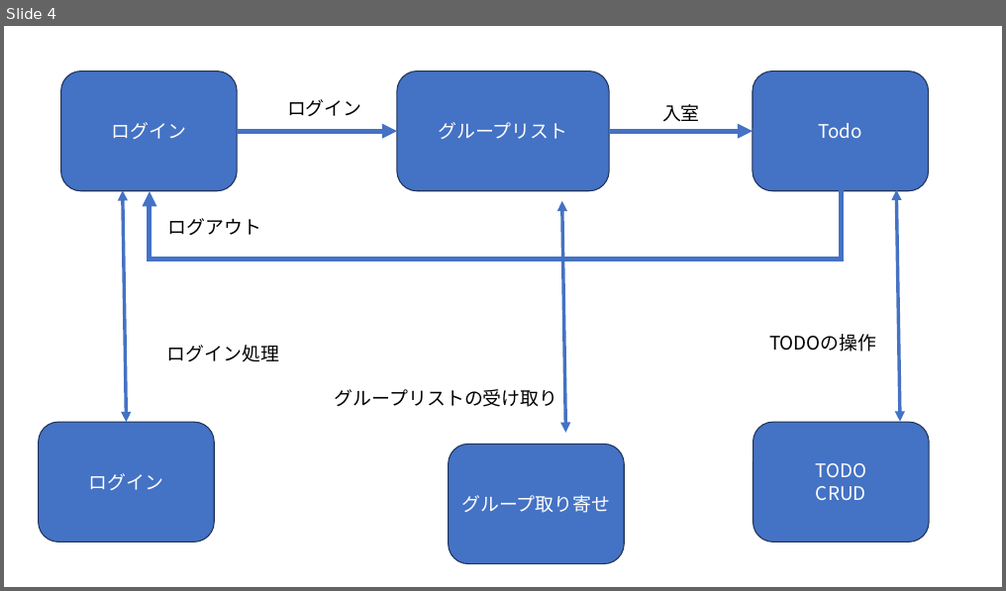
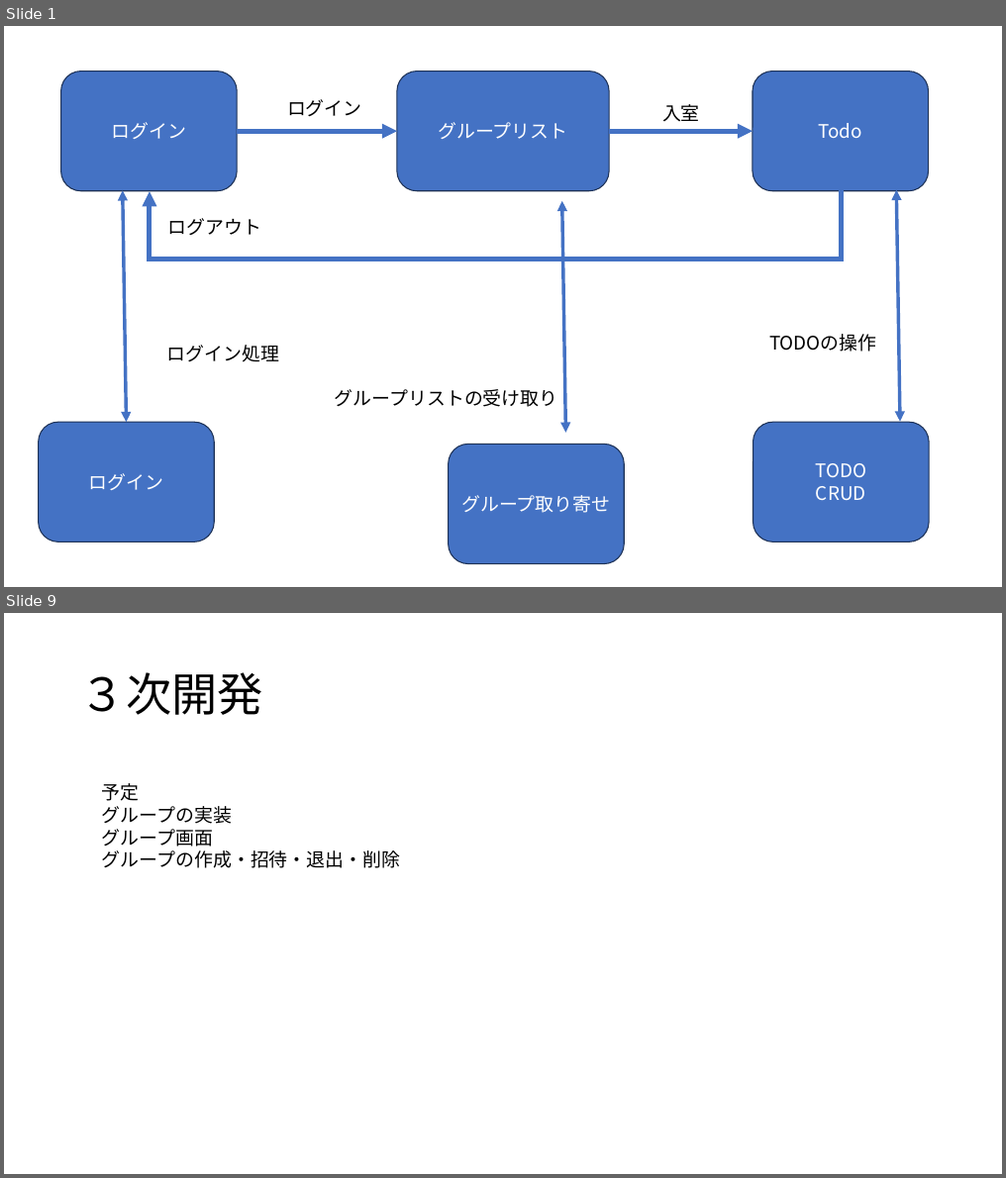
Before and after one commit to webfrontier-intern-20231002-20231031/todo-team-a, a slide deck: doc/Todo.pptx. Shown one above the other, each under a label of ours: slide 4 before the commit, slides 1 and 9 after it; the slides between them are not shown. The pictures are 1006x591 and 1006x1178 pixels, drawn with LibreOffice and Linux fonts; fonts in the diff are those of the drawing. Boxes give left, top, right and bottom in pixels: in the first picture for what was removed or moved away, otherwise in the second. Text is boxed around its words. In the diff, an @@ line names an element or a change of style, - is before the commit and + after.

```diff
--- a/doc/Todo.pptx
+++ b/doc/Todo.pptx
@@ slide 9 added at (4, 613, 1002, 1174), background #FFFFFF @@
@@ title added at (80, 672, 263, 715), 44 pt, text #000000 @@
+３次開発
@@ text added at (102, 783, 400, 868), 18 pt, text #000000 @@
+予定
+グループの実装
+グループ画面
+グループの作成・招待・退出・削除
@@ what was slide 4 is now slide 1 @@
```
Also in this commit, not shown: 1 slide changed, 6 other slides added, 4 slides removed, 9 other files.
